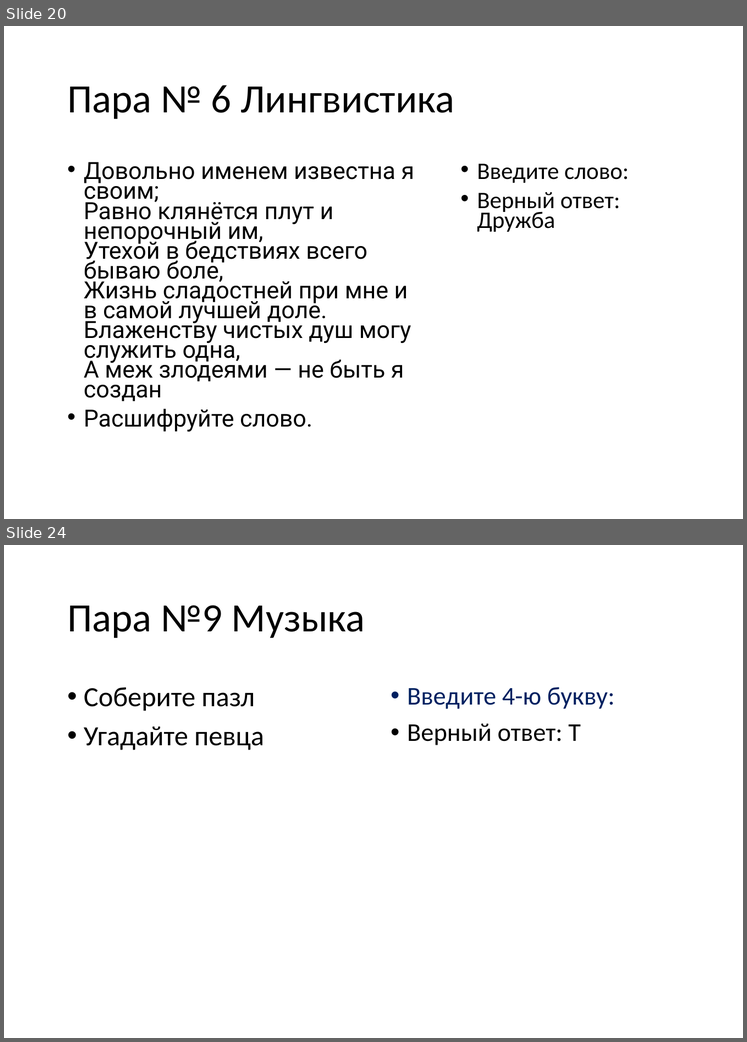
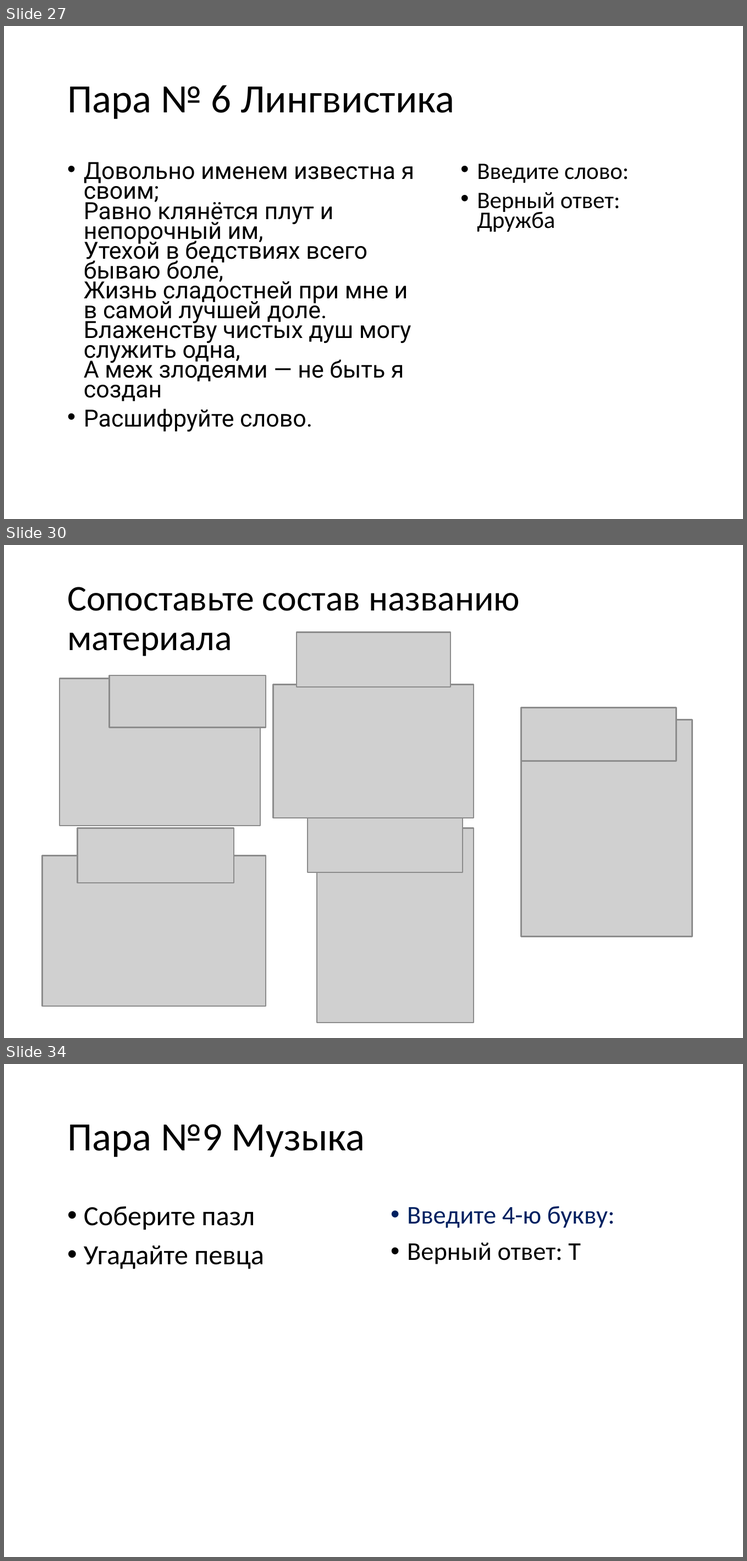
Before and after one commit to vvaassiihhaa/masha, a slide deck: КВЕСТ/Kvest 2706.pptx. Shown one above the other, each under a label of ours: slides 20 and 24 before the commit, slides 27, 30 and 34 after it; the slides between them are not shown. The pictures are 747x1042 and 747x1561 pixels, drawn with LibreOffice and Linux fonts; fonts in the diff are those of the drawing; grey boxes stand for pictures. Boxes give left, top, right and bottom in pixels: in the first picture for what was removed or moved away, otherwise in the second. Text is boxed around its words. In the diff, an @@ line names an element or a change of style, - is before the commit and + after.

```diff
--- a/КВЕСТ/Kvest 2706.pptx
+++ b/КВЕСТ/Kvest 2706.pptx
@@ slide 30 added at [4,545,743,1038], background #FFFFFF @@
@@ title added at [67,587,520,656], 20.8 pt, text #000000 @@
+Сопоставьте состав названию материала
@@ picture added at [297,632,451,687] @@
@@ picture added at [109,675,265,728] @@
@@ picture added at [60,679,260,827] @@
@@ picture added at [273,684,473,818] @@
@@ picture added at [520,708,676,761] @@
@@ picture added at [520,720,692,937] @@
@@ picture added at [308,818,463,873] @@
@@ picture added at [78,828,234,883] @@
@@ picture added at [317,828,473,1021] @@
@@ picture added at [42,855,267,1005] @@
@@ what was slide 20 is now slide 27 @@
@@ what was slide 24 is now slide 34 @@
```
Also in this commit, not shown: 10 slides changed, 10 other slides added, 1 slide removed.
